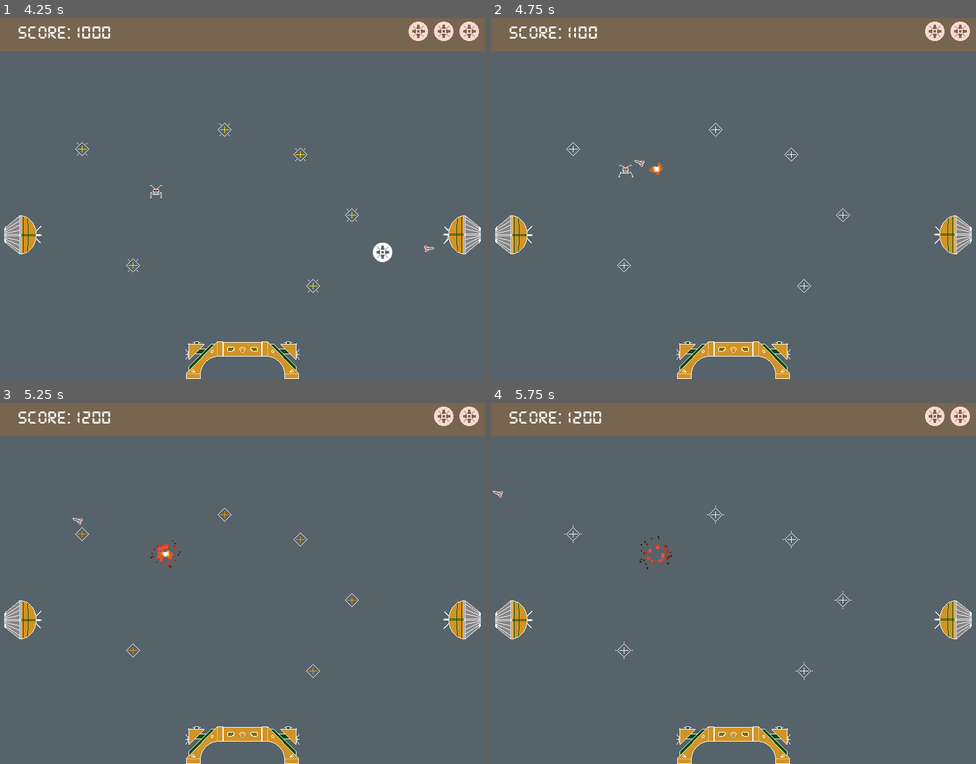
Above: before the commit, frames 1-4 (two rows, left to right).
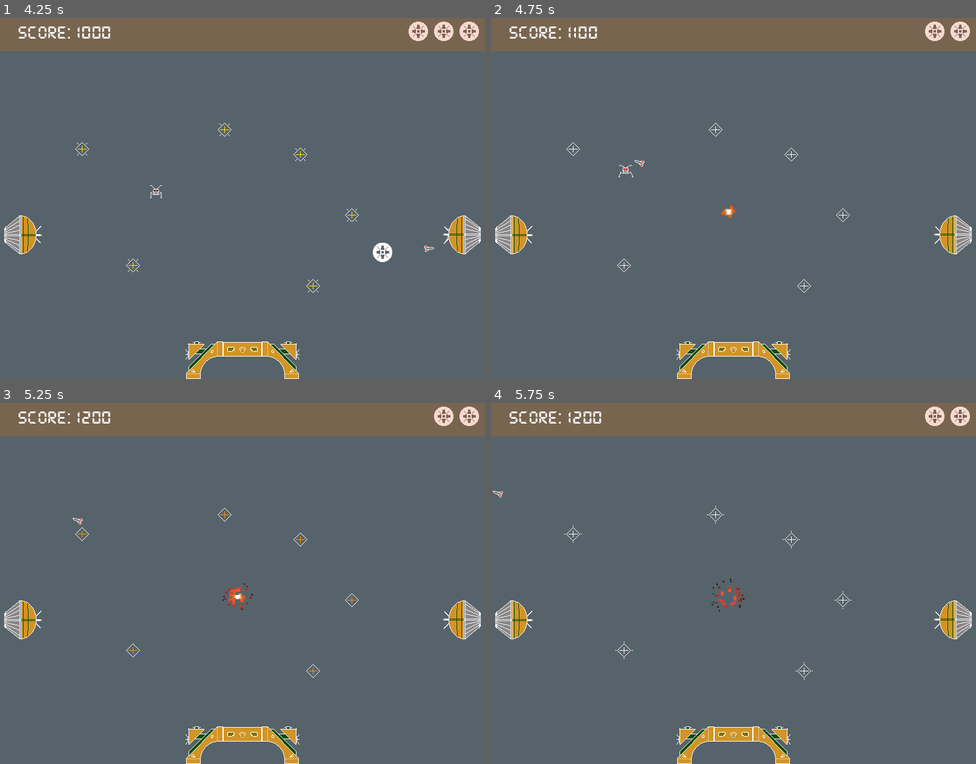
Above: after the commit, the same moments.

Repository: coderdojoathenry/Creators-2024
Game: Godot game, scene res://scenes/main.tscn
Same seed, same stepped clock (60 frames per second), same inputs: the game is played once before the commit and once after it.
Inputs (mouse positions are in pixels of both pictures, inside the frame that each line leads up to):
- Up to frame 1 (4.25 s): tap Enter at 0.5 s; move the mouse to (349, 180) at 0.52 s; tap Space (Shoot) every 0.75 s from 0.6 to 3.6 s; move the mouse to (145, 216) at 1.27 s; move the mouse to (291, 119) at 2.02 s; move the mouse to (218, 270) at 2.77 s; move the mouse to (388, 252) at 3.52 s
- Up to frame 2 (4.75 s): move the mouse to (588, 144) at 4.27 s; tap Space (Shoot) at 4.35 s
- Up to frame 3 (5.25 s): move the mouse to (266, 583) at 5.02 s; tap Space (Shoot) at 5.1 s
- Up to frame 4 (5.75 s): no input

Frame 1 is identical in both runs. In frame 2, 0.1% of the frame differs, in the area x 32-51%, y 40-56%; in frame 3, 0.3%, in the area x 31-53%, y 38-58%; in frame 4, 0.2%.

Commit message:
Hacky attempt to fix the bug caused by the Area2D firing twice for no clear reason.

Diff:
--- a/Crystal Quest/crystal-quest/scenes/ship.tscn
+++ b/Crystal Quest/crystal-quest/scenes/ship.tscn
@@ -9,7 +9,6 @@
 radius = 16.0
 
 [node name="Ship" type="CharacterBody2D"]
-position = Vector2(576, 324)
 collision_mask = 14
 script = ExtResource("1_4kel8")
 missile_scene = ExtResource("2_m40nw")
--- a/Crystal Quest/crystal-quest/scripts/game_manager.gd
+++ b/Crystal Quest/crystal-quest/scripts/game_manager.gd
@@ -27,6 +27,7 @@
 var ship_destroyed : bool = false
 var level_number : int = -1
 var current_level : Level
+var ignore_next_level_exited : bool = false
 
 func _ready() -> void:
 	GlobalObjects.GameManager = self
@@ -60,6 +61,7 @@
 
 func inform_body_entered(body) -> void:
 	if (body == ship && ship_destroyed == false):
+		ship.global_position = ship_initial_position
 		get_parent().remove_child(ship)
 		ship_destroyed = true
 		destroy_sound.play()
@@ -83,7 +85,6 @@
 func _on_respawn_timer_timeout() -> void:
 	if (lives > 0):
 		GlobalObjects.reset_play_area.emit()
-		ship.global_position = ship_initial_position
 		get_parent().add_child(ship)
 		ship_destroyed = false
 	else:
@@ -93,17 +94,27 @@
 	print_debug("Level cleared")
 
 func level_exited() -> void:
+	if (ignore_next_level_exited == true):
+		ignore_next_level_exited = false
+		return
+	else:
+		ignore_next_level_exited = true
+
+	print("level_exited start")
 	if (ship_destroyed == false):
+		print("level_exited condition")
 		get_parent().remove_child(ship)
 		ship_destroyed = true
+		GlobalObjects.reset_play_area.emit()
 		if (current_level.bonus_time > 0.0):
+			bonus_speed_label.show()
 			increase_score(50000)
-			bonus_speed_label.show()
-		GlobalObjects.reset_play_area.emit()
 		success_sound.play()
 		next_level_timer.start(level_load_delay)
+	print("level_exited end")
 
 func load_next_level() -> void:
+	print("load_next_level start")
 	if (current_level != null):
 		remove_child(current_level)
 		current_level.queue_free()
@@ -111,11 +122,13 @@
 	var effective_level = level_number % levels.size()
 	current_level = levels[effective_level].instantiate() as Level
 	add_child(current_level)
-
+	print("load_next_level end")
 
 func _on_next_level_timer_timeout() -> void:
+	print("_on_next_level_timer_timeout start")
 	bonus_speed_label.hide()
-	load_next_level()
 	ship.global_position = ship_initial_position
 	get_parent().add_child(ship)
 	ship_destroyed = false
+	load_next_level()
+	print("_on_next_level_timer_timeout end")
--- a/Crystal Quest/crystal-quest/scripts/gate.gd
+++ b/Crystal Quest/crystal-quest/scripts/gate.gd
@@ -14,6 +14,7 @@
 	pass
 
 func _on_exit_entered(body : Node2D) -> void:
+	print("_on_exit_entered " + str(body.global_position))
 	GlobalObjects.GameManager.level_exited()
 
 func _on_reset_play_area() -> void:
Not shown: 2 places in Crystal Quest/crystal-quest/scenes/main.tscn that only renumber resources
